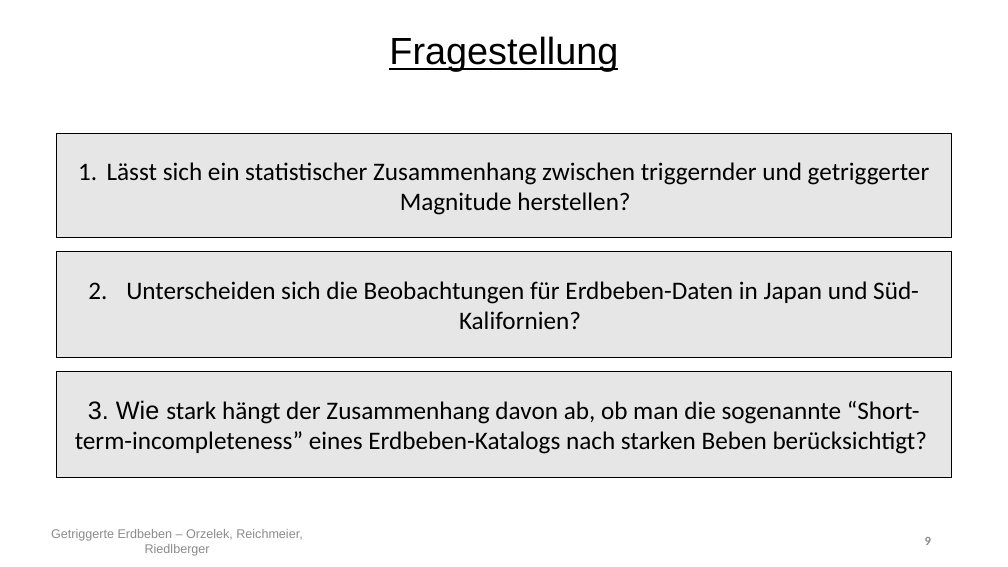
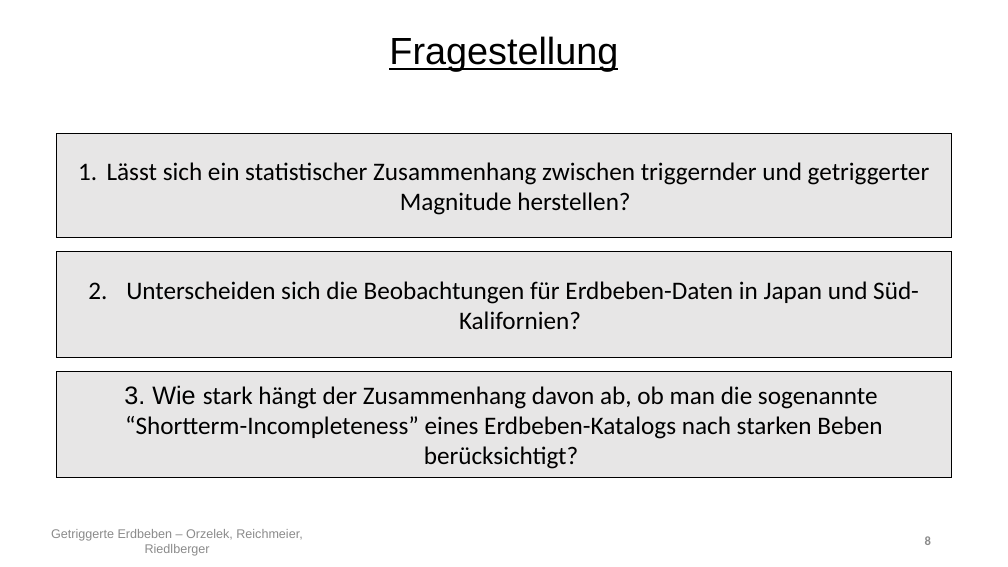
Before and after one commit to Kati77/Praktikum-Erdbeben, a slide deck: slide 8 of PP.pptx (slide 9 before the commit). Drawn at 1008x567 pixels with LibreOffice and Linux fonts; fonts in the diff are those of the drawing. Boxes give left, top, right and bottom in pixels: in the first picture for what was removed or moved away, otherwise in the second. Text is boxed around its words. In the diff, an @@ line names an element or a change of style, - is before the commit and + after.

```diff
--- a/PP.pptx
+++ b/PP.pptx
@@ text in rectangle at (124,385,882,469): text changed @@
-3. Wie stark hängt der Zusammenhang davon ab, ob man die sogenannte “Short-term-incompleteness” eines Erdbeben-Katalogs nach starken Beben berücksichtigt?
+3. Wie stark hängt der Zusammenhang davon ab, ob man die sogenannte
+“Shortterm-Incompleteness” eines Erdbeben-Katalogs nach starken Beben berücksichtigt?
```
Also in this commit, not shown: 12 other slides changed, 12 slides added, 3 slides removed.
